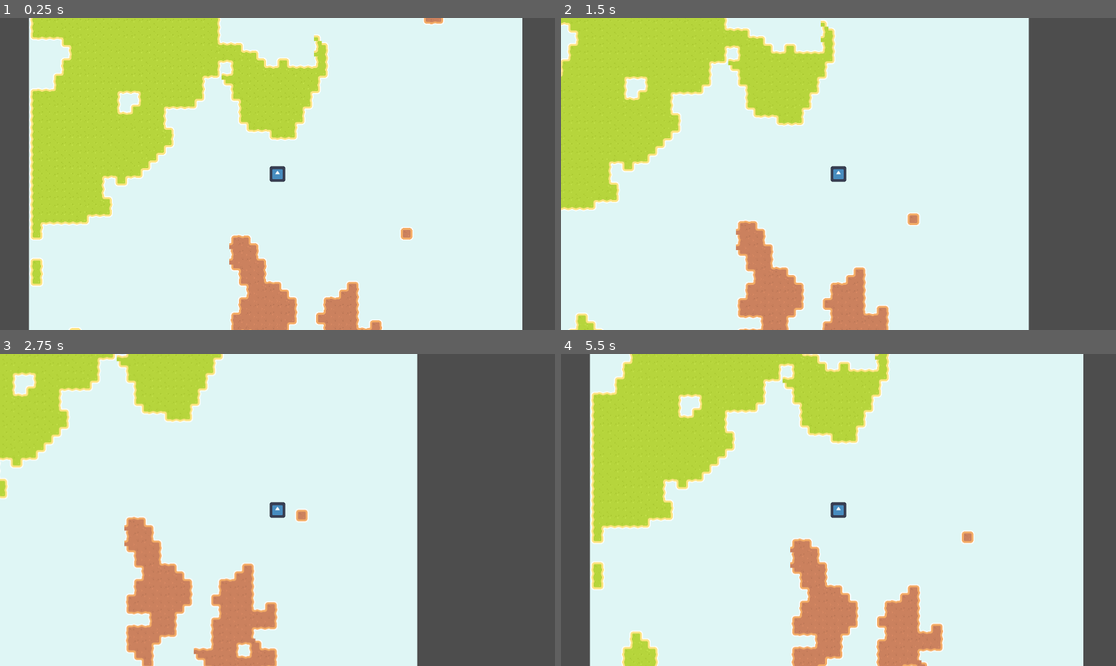
Above: before the commit, frames 1-4 (two rows, left to right).
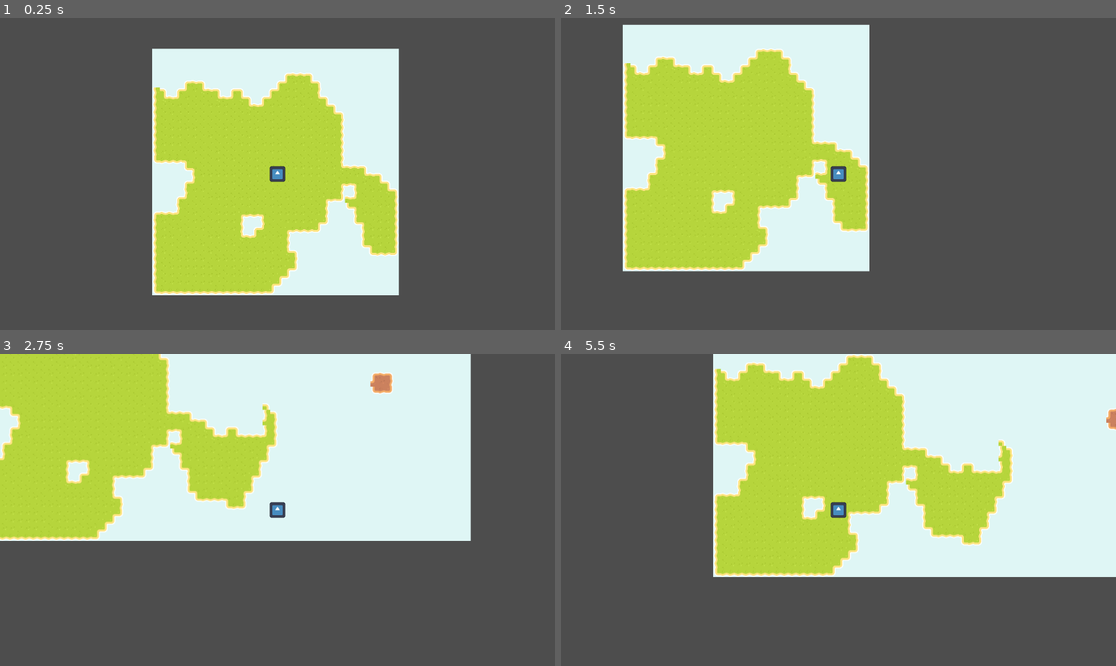
Above: after the commit, the same moments.

Repository: Sammy-T/Aero-Fight
Game: Godot game, scene res://scenes/level.tscn
The game is run twice, just before and just after one commit, with the same random seed, the same clock (stepped at 60 frames per second) and the same inputs. The engine's default icon, where the game draws it, is replaced by a stand-in: a white triangle on a blue panel in a dark square.
Inputs:
- Up to frame 1 (0.25 s): no input
- Up to frame 2 (1.5 s): tap Enter at 0.5 s; hold Right (ui_right) 0.53-1.28 s; hold Down (ui_down) from 1.28 s (still down)
- Up to frame 3 (2.75 s): release Down (ui_down) at 2.03 s; hold Right (ui_right) from 2.03 s (still down)
- Up to frame 4 (5.5 s): release Right (ui_right) at 2.78 s; hold Up (ui_up) 2.78-3.53 s; hold Left (ui_left) 3.53-5.03 s; hold Down (ui_down) from 5.03 s (still down)

The runs differ from the first frame. In frame 1, 76% of the frame differs, in the area x 5-95%, y 0-100%; in frame 2, 71%; in frame 3, 53%; in frame 4, 66%.

Commit message:
Load horizontal map sections on boundary approach

Diff:
--- a/scripts/level.gd
+++ b/scripts/level.gd
@@ -1,7 +1,7 @@
 extends Node2D
 
 
-const MAP_LOAD_SIZE: int = 64
+const MAP_SECTION_SIZE: int = 32
 const TILE_COORD_WATER: Vector2i = Vector2i(6, 3)
 const TILE_COORD_ISLAND: Vector2i = Vector2i(4, 5)
 const TILE_COORD_ISLAND2: Vector2i = Vector2i(10, 5)
@@ -9,36 +9,71 @@
 @export var map_noise: Noise
 
 var player: Node2D
+var map_section: Vector2i = Vector2i.ZERO
 
 @onready var tile_map: TileMap = %TileMap
 
 
 # Called when the node enters the scene tree for the first time.
 func _ready() -> void:
-	var map_end_pos: Vector2 = tile_map.map_to_local(Vector2i.ONE * MAP_LOAD_SIZE)
+	var map_end_pos: Vector2 = tile_map.map_to_local(Vector2i.ONE * MAP_SECTION_SIZE)
 
 	# Place the player at the center of the map's load area
 	player = get_tree().get_first_node_in_group("player")
 	player.position = map_end_pos * 0.5
 
-	_init_map()
+	_load_map()
 
 
 # Called every frame. 'delta' is the elapsed time since the previous frame.
-#func _process(delta: float) -> void:
-#	pass
+func _process(_delta: float) -> void:
+	var section_start_pos: Vector2 = tile_map.map_to_local(map_section * MAP_SECTION_SIZE)
+	var section_end_pos: Vector2 = tile_map.map_to_local(\
+			(map_section + Vector2i.ONE) * MAP_SECTION_SIZE)
+
+	var load_buffer: int = 50 #500
+
+	# Check whether the player has entered the load buffer
+	if player.position.x >= section_end_pos.x - load_buffer:
+		_check_section_load(Vector2i.RIGHT)
+	elif player.position.x <= section_start_pos.x + load_buffer:
+		_check_section_load(Vector2i.LEFT)
+
+	# Update the currently occupied map section
+	if player.position.x >= section_end_pos.x:
+		map_section.x += 1
+		print("section %s" % map_section)
+	elif player.position.x <= section_start_pos.x:
+		map_section.x -= 1
+		print("section %s" % map_section)
 
 
-func _init_map() -> void:
+func _check_section_load(next_direction: Vector2i) -> void:
+	var next_section: Vector2i = map_section + next_direction
+	var next_load_end: Vector2i = next_section * MAP_SECTION_SIZE
+
+	var next_load_source: int = tile_map.get_cell_source_id(0, next_load_end)
+
+	# If the source of the checked tile doesn't exist load the next section
+	if next_load_source == -1:
+		print("load next")
+		_load_map(next_section)
+
+
+func _load_map(offset: Vector2i = Vector2i.ZERO) -> void:
 	var grass_cells: Array[Vector2i] = []
 	var dirt_cells: Array[Vector2i] = []
 
 	var noise_range: Vector2 = Vector2()
 
-	for x in MAP_LOAD_SIZE:
-		for y in MAP_LOAD_SIZE:
-			var cell_coord: Vector2i = Vector2i(x, y)
-			var noise_strength: float = map_noise.get_noise_2d(x, y)
+	# Use the noise to determine the terrain tiles
+	for x in MAP_SECTION_SIZE:
+		for y in MAP_SECTION_SIZE:
+			var x_pos: int = x + offset.x * MAP_SECTION_SIZE
+			var y_pos: int = y + offset.y * MAP_SECTION_SIZE
+
+			var cell_coord: Vector2i = Vector2i(x_pos, y_pos)
+			var noise_strength: float = map_noise.get_noise_2d(x_pos, y_pos)
 
 			if noise_strength < noise_range.x:
 				noise_range.x = noise_strength
@@ -52,9 +87,12 @@
 			else:
 				tile_map.set_cell(0, cell_coord, 0, TILE_COORD_WATER)
 
+	# Set and connect the terrain tiles
 	tile_map.set_cells_terrain_connect(0, grass_cells, 0, 0)
 	tile_map.set_cells_terrain_connect(0, dirt_cells, 0, 2)
 
+	# The terrain tiles I'm using don't work well with single tiles
+	# so remove any islands
 	_remove_island_cells(grass_cells, TILE_COORD_ISLAND)
 	_remove_island_cells(dirt_cells, TILE_COORD_ISLAND2)
 
--- a/scripts/player.gd
+++ b/scripts/player.gd
@@ -1,7 +1,7 @@
 extends Node2D
 
 
-const SPEED: int = 150
+const SPEED: int = 250
 
 
 # Called when the node enters the scene tree for the first time.
